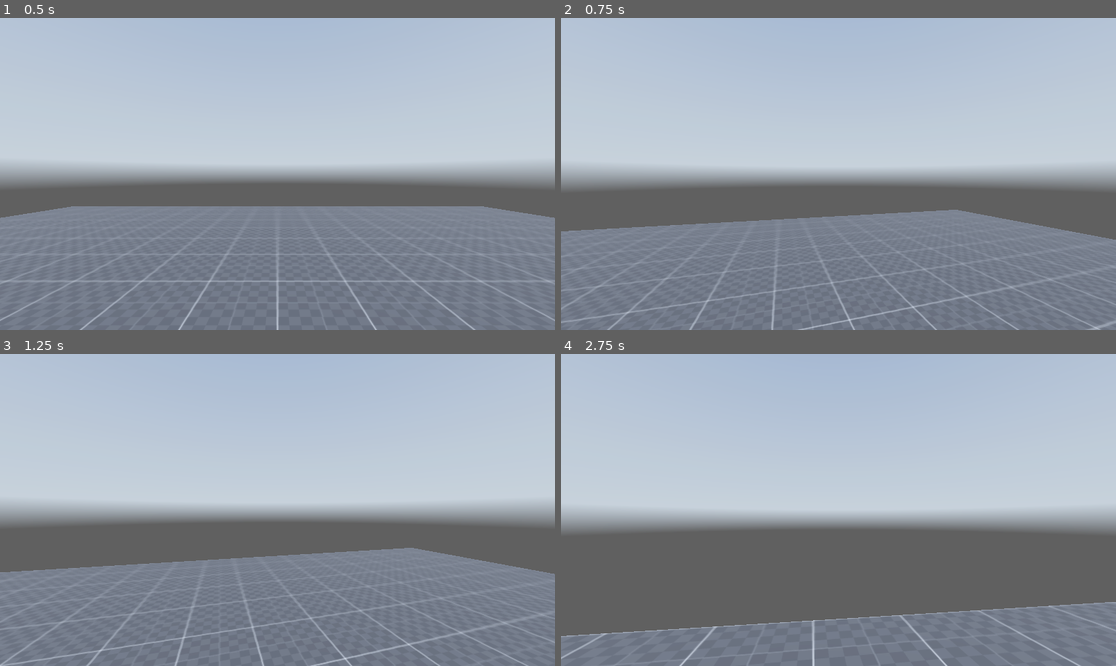
Above: before the commit, frames 1-4 (two rows, left to right).
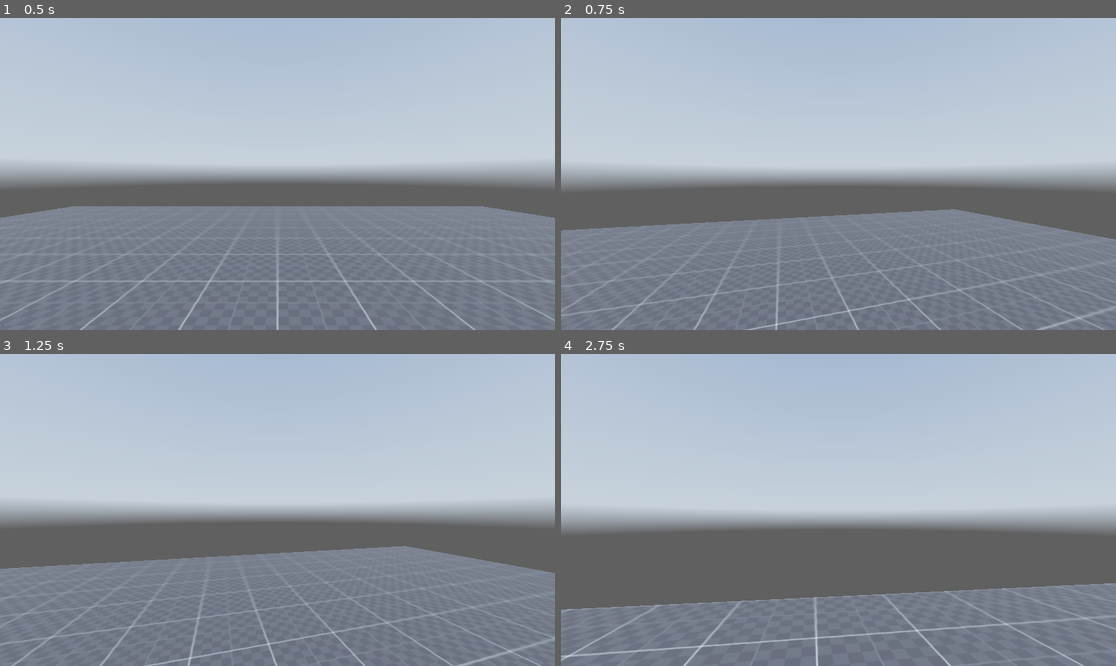
Above: after the commit, the same moments.

Repository: RasyaDevansyah/FluidMovementDemo
Game: Godot game, scene res://scenes/world.tscn
Same seed, same stepped clock (60 frames per second), same inputs: the game is played once before the commit and once after it. A sky picture missing from this copy of the repository is replaced by a grey-blue gradient.
Inputs (mouse positions are in pixels of both pictures, inside the frame that each line leads up to):
- Up to frame 1 (0.5 s): no input
- Up to frame 2 (0.75 s): tap Enter (ui_accept) at 0.5 s; move the mouse to (866, 174) at 0.52 s; hold W (forward) from 0.53 s (still down); hold C (crouch) from 0.53 s (still down)
- Up to frame 3 (1.25 s): keep holding W (forward); keep holding C (crouch); tap Enter (ui_accept) at 0.77 s; tap Shift (sprint) at 0.8 s
- Up to frame 4 (2.75 s): keep holding W (forward); move the mouse to (810, 510) at 1.27 s; release C (crouch) at 1.28 s; tap Shift (sprint) at 1.35, 2.3 s; tap Enter (ui_accept) at 1.52 s; tap C (crouch) at 1.55 s; move the mouse to (849, 503) at 2.02 s; hold C (crouch) from 2.03 s (still down)

Frame 1 is identical in both runs. In frame 2, 2.2% of the frame differs, in the area x 0-100%, y 61-100%; in frame 3, 2.9%; in frame 4, 8.6%, in the area x 0-100%, y 73-100%.

Commit message:
air friction

Diff:
--- a/scripts/Player.gd
+++ b/scripts/Player.gd
@@ -47,6 +47,7 @@
 var def_head_pos_y : float
 var crouching_depth : float = -0.5
 var lerp_speed : float = 10.0
+var air_lerp_speed : float = 3.0
 var free_look_tilt_amount : float = 8
 
 #input variables
@@ -79,13 +80,12 @@
 
 	#crouching
 	if Input.is_action_pressed("crouch") or sliding:
-		current_speed = crouching_speed
+		current_speed = lerp(current_speed, crouching_speed, delta * lerp_speed)
 		head.position.y = lerp(head.position.y, def_head_pos_y + crouching_depth, delta *lerp_speed)
 		standing_collision.disabled = true
 		crouching_collision.disabled = false
 
 		#slide begin logic
-
 		if sprinting and input_dir != Vector2.ZERO:
 			sliding = true
 			free_looking = true
@@ -104,13 +104,13 @@
 		head.position.y = lerp(head.position.y, def_head_pos_y , delta * lerp_speed)
 		if Input.is_action_pressed("sprint"):
 			#sprinting
-			current_speed = sprinting_speed
+			current_speed = lerp(current_speed, sprinting_speed, delta * lerp_speed)
 			walking = false
 			sprinting = true
 			crouching = false
 		else:
 			#walking
-			current_speed = walking_speed
+			current_speed = lerp(current_speed, walking_speed, delta * lerp_speed)
 			walking = true
 			sprinting = false
 			crouching = false
@@ -167,19 +167,19 @@
 		velocity.y = jump_velocity
 		sliding = false
 
-	direction = lerp(direction, (transform.basis * Vector3(input_dir.x, 0, input_dir.y)).normalized(), delta * lerp_speed)
+	if is_on_floor():
+		direction = lerp(direction, (transform.basis * Vector3(input_dir.x, 0, input_dir.y)).normalized(), delta * lerp_speed)
+	else:
+		if input_dir != Vector2.ZERO:
+			direction = lerp(direction, (transform.basis * Vector3(input_dir.x, 0, input_dir.y)).normalized(), delta * air_lerp_speed)
 
 	if sliding:
 		direction = (transform.basis * Vector3(slide_vector.x, 0, slide_vector.y)).normalized()
+		current_speed =  (slide_timer + 0.1) * slide_speed
 
 	if direction:
 		velocity.x = direction.x * current_speed
 		velocity.z = direction.z * current_speed
-
-		if sliding:
-			velocity.x = direction.x * (slide_timer + 0.1) * slide_speed
-			velocity.z = direction.z * (slide_timer + 0.1) * slide_speed
-
 	else:
 		velocity.x = move_toward(velocity.x, 0, current_speed)
 		velocity.z = move_toward(velocity.z, 0, current_speed)
